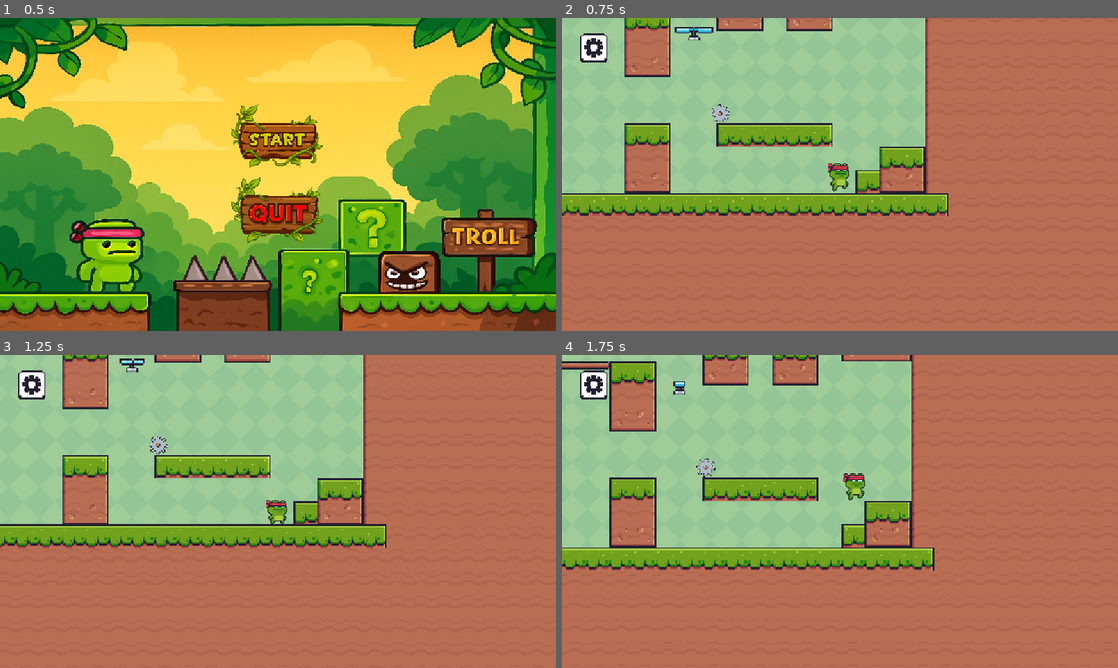
Above: before the commit, frames 1-4 (two rows, left to right).
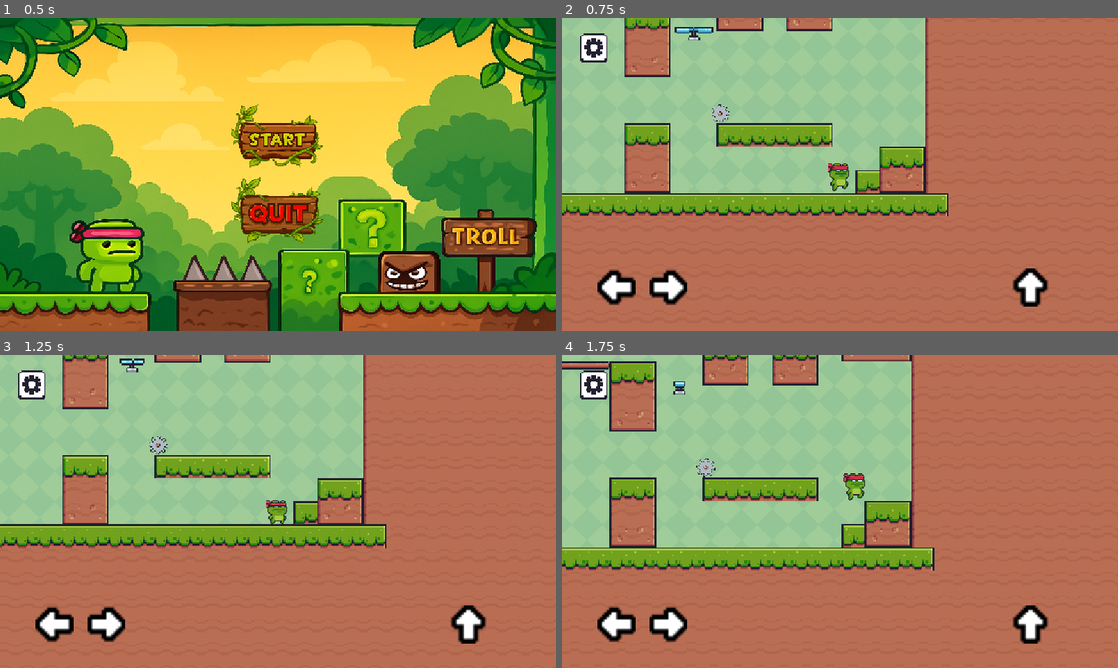
Above: after the commit, the same moments.

Repository: meri1405/Game-Troll-Godot
Game: Godot game, scene res://main.tscn
Two runs of this game, one before a commit and one after it. Both use one fixed random seed, a clock stepped at 60 frames per second and the inputs below.
Inputs (mouse positions are in pixels of both pictures, inside the frame that each line leads up to):
- Up to frame 1 (0.5 s): no input
- Up to frame 2 (0.75 s): click (840, 140) at 0.5 s
- Up to frame 3 (1.25 s): no input
- Up to frame 4 (1.75 s): hold D (right) from 1.28 s (still down); tap W (jump) at 1.35, 1.52 s

Frame 1 is identical in both runs. In frame 2, 1.7% of the frame differs, in the area x 6-88%, y 80-93%; in frame 3, 1.7%; in frame 4, 1.7%.

Commit message:
update touch control

Diff:
--- a/Level_1.tscn
+++ b/Level_1.tscn
@@ -10,6 +10,7 @@
 [ext_resource type="PackedScene" uid="uid://dflyeou82jyro" path="res://Scenes/saw.tscn" id="8_tedvs"]
 [ext_resource type="PackedScene" uid="uid://cibklyepbriw8" path="res://Scenes/Spike.tscn" id="9_gyeet"]
 [ext_resource type="PackedScene" uid="uid://ck1mdn7rmkyp7" path="res://Scenes/Fan.tscn" id="10_2wi7h"]
+[ext_resource type="PackedScene" uid="uid://b0b8d8fe0ga2a" path="res://Touch_Controls/scene/touch_controls.tscn" id="11_4s4xf"]
 
 [sub_resource type="TileSetAtlasSource" id="TileSetAtlasSource_jikk4"]
 texture = ExtResource("2_65pcf")
@@ -283,6 +284,14 @@
 position = Vector2(669, 164)
 shape = SubResource("RectangleShape2D_2wi7h")
 
+[node name="Control" type="Control" parent="."]
+layout_mode = 3
+anchors_preset = 0
+offset_right = 40.0
+offset_bottom = 40.0
+
+[node name="TouchControls" parent="Control" instance=ExtResource("11_4s4xf")]
+
 [connection signal="pressed" from="CanvasLayer/MenuButton" to="." method="_on_menu_button_pressed"]
 [connection signal="body_entered" from="SawTrigger" to="Saw" method="_on_movement_box_saw_body_entered"]
 [connection signal="body_entered" from="FanTrigger" to="Fan" method="_on_fan_trigger_body_entered"]
--- a/Level_2.tscn
+++ b/Level_2.tscn
@@ -14,6 +14,7 @@
 [ext_resource type="Script" uid="uid://0oxbiqe02uyg" path="res://Scenes/spikeTrapTop.gd" id="12_xbcdb"]
 [ext_resource type="PackedScene" uid="uid://ck1mdn7rmkyp7" path="res://Scenes/Fan.tscn" id="13_xbcdb"]
 [ext_resource type="Script" uid="uid://db128ecs6dg70" path="res://Scenes/fanDown.gd" id="14_s77qv"]
+[ext_resource type="PackedScene" uid="uid://b0b8d8fe0ga2a" path="res://Touch_Controls/scene/touch_controls.tscn" id="15_5hnhx"]
 
 [sub_resource type="TileSetAtlasSource" id="TileSetAtlasSource_1bvp3"]
 texture = ExtResource("2_rlddw")
@@ -331,6 +332,14 @@
 position = Vector2(7, -8)
 shape = SubResource("RectangleShape2D_5hnhx")
 
+[node name="Control" type="Control" parent="."]
+layout_mode = 3
+anchors_preset = 0
+offset_right = 40.0
+offset_bottom = 40.0
+
+[node name="TouchControls" parent="Control" instance=ExtResource("15_5hnhx")]
+
 [connection signal="body_entered" from="checkpoint2" to="checkpoint2" method="_on_body_entered"]
 [connection signal="pressed" from="CanvasLayer/MenuButton" to="." method="_on_menu_button_pressed"]
 [connection signal="body_exited" from="pigMovebox" to="PigMob" method="_on_area_2d_body_exited"]
--- a/Level_3.tscn
+++ b/Level_3.tscn
@@ -7,6 +7,7 @@
 [ext_resource type="Texture2D" uid="uid://cbhtkwag7pn5d" path="res://Pixel Adventure 1/Free/Menu/Buttons/Settings.png" id="2_waryd"]
 [ext_resource type="PackedScene" uid="uid://dt1tth682nenl" path="res://Scenes/character_body_2d.tscn" id="3_qulvd"]
 [ext_resource type="PackedScene" uid="uid://wwquua73d4tb" path="res://Scenes/win.tscn" id="4_4qbfe"]
+[ext_resource type="PackedScene" uid="uid://b0b8d8fe0ga2a" path="res://Touch_Controls/scene/touch_controls.tscn" id="8_v4u5w"]
 
 [sub_resource type="TileSetAtlasSource" id="TileSetAtlasSource_4qbfe"]
 texture = ExtResource("2_qulvd")
@@ -337,4 +338,12 @@
 scale = Vector2(3, 3)
 icon = ExtResource("2_waryd")
 
+[node name="Control" type="Control" parent="."]
+layout_mode = 3
+anchors_preset = 0
+offset_right = 40.0
+offset_bottom = 40.0
+
+[node name="TouchControls" parent="Control" instance=ExtResource("8_v4u5w")]
+
 [connection signal="pressed" from="CanvasLayer/MenuButton" to="." method="_on_menu_button_pressed"]
--- a/Scenes/character_body_2d.tscn
+++ b/Scenes/character_body_2d.tscn
@@ -275,4 +275,9 @@
 
 [node name="AnimationPlayer" type="AnimationPlayer" parent="."]
 
+[node name="Camera2D" type="Camera2D" parent="."]
+position = Vector2(325.333, 194.667)
+position_smoothing_enabled = true
+position_smoothing_speed = 3.0
+
 [connection signal="area_entered" from="HurtBox" to="." method="_on_hurt_box_area_entered"]
--- /dev/null
+++ b/Touch_Controls/Script/touch_controls.gd
@@ -0,0 +1,28 @@
+extends CanvasLayer
+@onready var left: TouchScreenButton = $Left
+@onready var right: TouchScreenButton = $Right
+@onready var jump: TouchScreenButton = $Jump
+
+
+func _on_left_pressed() -> void:
+	left.modulate.a = 0.5
+
+
+func _on_left_released() -> void:
+	left.modulate.a = 1.0
+
+
+func _on_right_pressed() -> void:
+	right.modulate.a = 0.5
+
+
+func _on_right_released() -> void:
+	right.modulate.a = 1.0
+
+
+func _on_jump_pressed() -> void:
+	jump.modulate.a = 0.5
+
+
+func _on_jump_released() -> void:
+	jump.modulate.a = 1.0
--- /dev/null
+++ b/Touch_Controls/scene/touch_controls.tscn
@@ -0,0 +1,34 @@
+[gd_scene load_steps=5 format=3 uid="uid://b0b8d8fe0ga2a"]
+
+[ext_resource type="Script" uid="uid://cp8gmso51or3c" path="res://Touch_Controls/Script/touch_controls.gd" id="1_cbiyp"]
+[ext_resource type="Texture2D" uid="uid://dtsd02n38eecs" path="res://Touch_Controls/Left.png" id="1_hlngq"]
+[ext_resource type="Texture2D" uid="uid://xx7i4smwyis8" path="res://Touch_Controls/Right.png" id="2_cbiyp"]
+[ext_resource type="Texture2D" uid="uid://cvj6ay02mmvx7" path="res://Touch_Controls/Jump.png" id="3_yeusx"]
+
+[node name="TouchControls" type="CanvasLayer"]
+script = ExtResource("1_cbiyp")
+
+[node name="Left" type="TouchScreenButton" parent="."]
+position = Vector2(72, 517)
+scale = Vector2(5, 5)
+texture_normal = ExtResource("1_hlngq")
+action = "left"
+
+[node name="Right" type="TouchScreenButton" parent="."]
+position = Vector2(180, 517)
+scale = Vector2(5, 5)
+texture_normal = ExtResource("2_cbiyp")
+action = "right"
+
+[node name="Jump" type="TouchScreenButton" parent="."]
+position = Vector2(930, 517)
+scale = Vector2(5, 5)
+texture_normal = ExtResource("3_yeusx")
+action = "jump"
+
+[connection signal="pressed" from="Left" to="." method="_on_left_pressed"]
+[connection signal="released" from="Left" to="." method="_on_left_released"]
+[connection signal="pressed" from="Right" to="." method="_on_right_pressed"]
+[connection signal="released" from="Right" to="." method="_on_right_released"]
+[connection signal="pressed" from="Jump" to="." method="_on_jump_pressed"]
+[connection signal="released" from="Jump" to="." method="_on_jump_released"]
--- a/level_2.tscn
+++ b/level_2.tscn
@@ -14,6 +14,7 @@
 [ext_resource type="Script" uid="uid://0oxbiqe02uyg" path="res://Scenes/spikeTrapTop.gd" id="12_xbcdb"]
 [ext_resource type="PackedScene" uid="uid://ck1mdn7rmkyp7" path="res://Scenes/Fan.tscn" id="13_xbcdb"]
 [ext_resource type="Script" uid="uid://db128ecs6dg70" path="res://Scenes/fanDown.gd" id="14_s77qv"]
+[ext_resource type="PackedScene" uid="uid://b0b8d8fe0ga2a" path="res://Touch_Controls/scene/touch_controls.tscn" id="15_5hnhx"]
 
 [sub_resource type="TileSetAtlasSource" id="TileSetAtlasSource_1bvp3"]
 texture = ExtResource("2_rlddw")
@@ -331,6 +332,14 @@
 position = Vector2(7, -8)
 shape = SubResource("RectangleShape2D_5hnhx")
 
+[node name="Control" type="Control" parent="."]
+layout_mode = 3
+anchors_preset = 0
+offset_right = 40.0
+offset_bottom = 40.0
+
+[node name="TouchControls" parent="Control" instance=ExtResource("15_5hnhx")]
+
 [connection signal="body_entered" from="checkpoint2" to="checkpoint2" method="_on_body_entered"]
 [connection signal="pressed" from="CanvasLayer/MenuButton" to="." method="_on_menu_button_pressed"]
 [connection signal="body_exited" from="pigMovebox" to="PigMob" method="_on_area_2d_body_exited"]
--- a/project.godot
+++ b/project.godot
@@ -72,6 +72,11 @@
 ]
 }
 
+[input_devices]
+
+pointing/emulate_touch_from_mouse=true
+pointing/emulate_mouse_from_touch=false
+
 [rendering]
 
 renderer/rendering_method="mobile"
Not shown: 1 places in Level_1.tscn that only renumber resources
Not shown: 1 places in Level_2.tscn that only renumber resources
Not shown: 1 places in Level_3.tscn that only renumber resources
Binary file added: Touch_Controls/Jump.png
Not shown, added: Touch_Controls/Jump.png.import
Binary file added: Touch_Controls/Left.png
Not shown, added: Touch_Controls/Left.png.import
Binary file added: Touch_Controls/Right.png
Not shown, added: Touch_Controls/Right.png.import
Not shown, added: Touch_Controls/Script/touch_controls.gd.uid
Not shown: 1 places in level_2.tscn that only renumber resources
